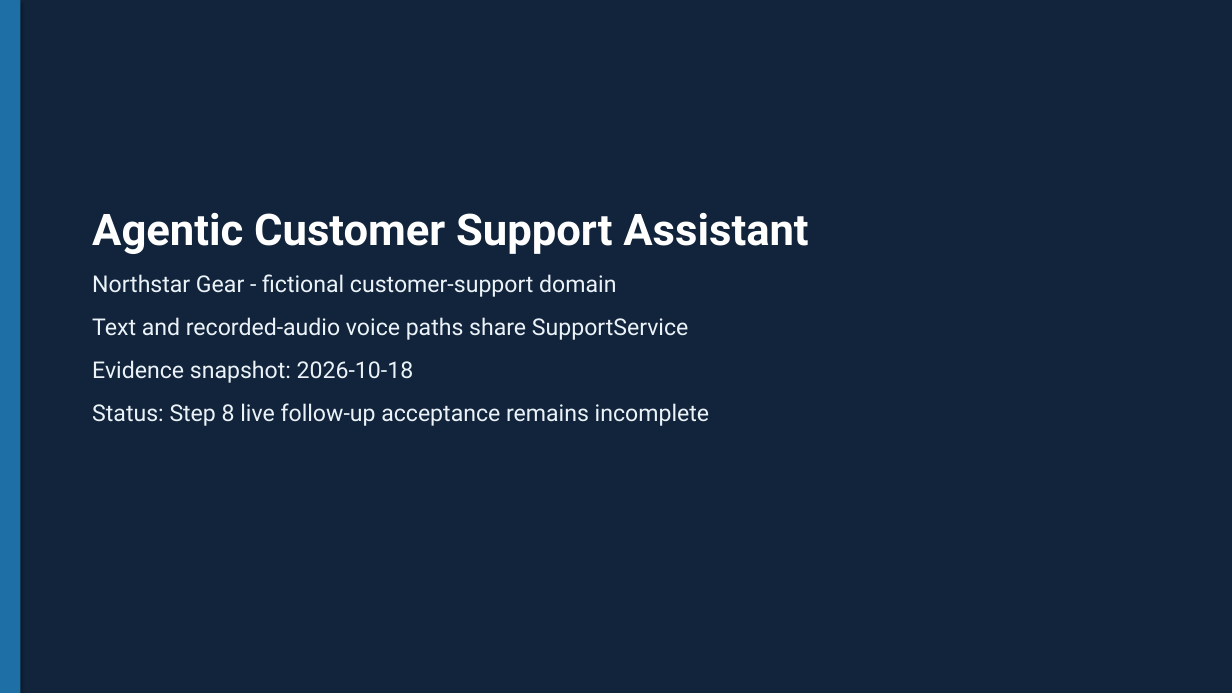
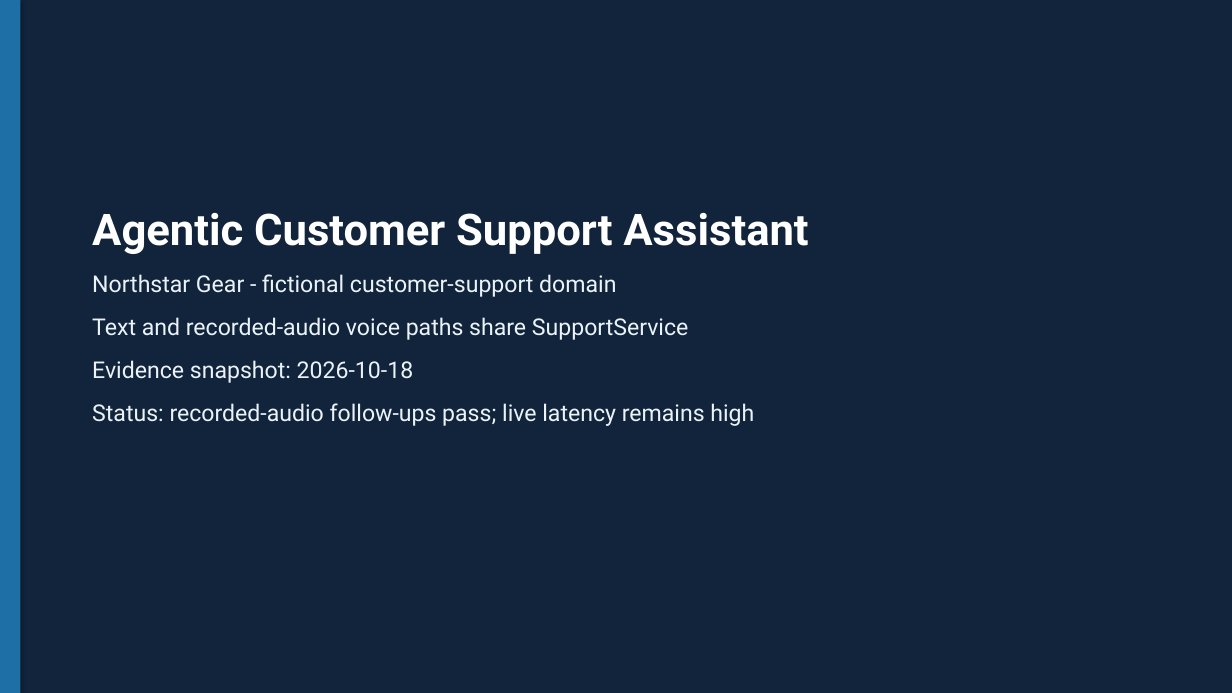
Before and after one commit to amit253/Agentic-Customer-Support-Assistant, a slide deck: slide 1 of presentation/agentic-customer-support.pptx. Drawn at 1232x693 pixels with LibreOffice and Linux fonts; fonts in the diff are those of the drawing. Boxes give left, top, right and bottom in pixels: in the first picture for what was removed or moved away, otherwise in the second. Text is boxed around its words. In the diff, an @@ line names an element or a change of style, - is before the commit and + after.

```diff
--- a/presentation/agentic-customer-support.pptx
+++ b/presentation/agentic-customer-support.pptx
@@ text at (x1=92, y1=403, x2=754, y2=426): text changed @@
-Status: Step 8 live follow-up acceptance remains incomplete
+Status: recorded-audio follow-ups pass; live latency remains high
```
Also in this commit, not shown: 4 other slides changed, 38 other files.
